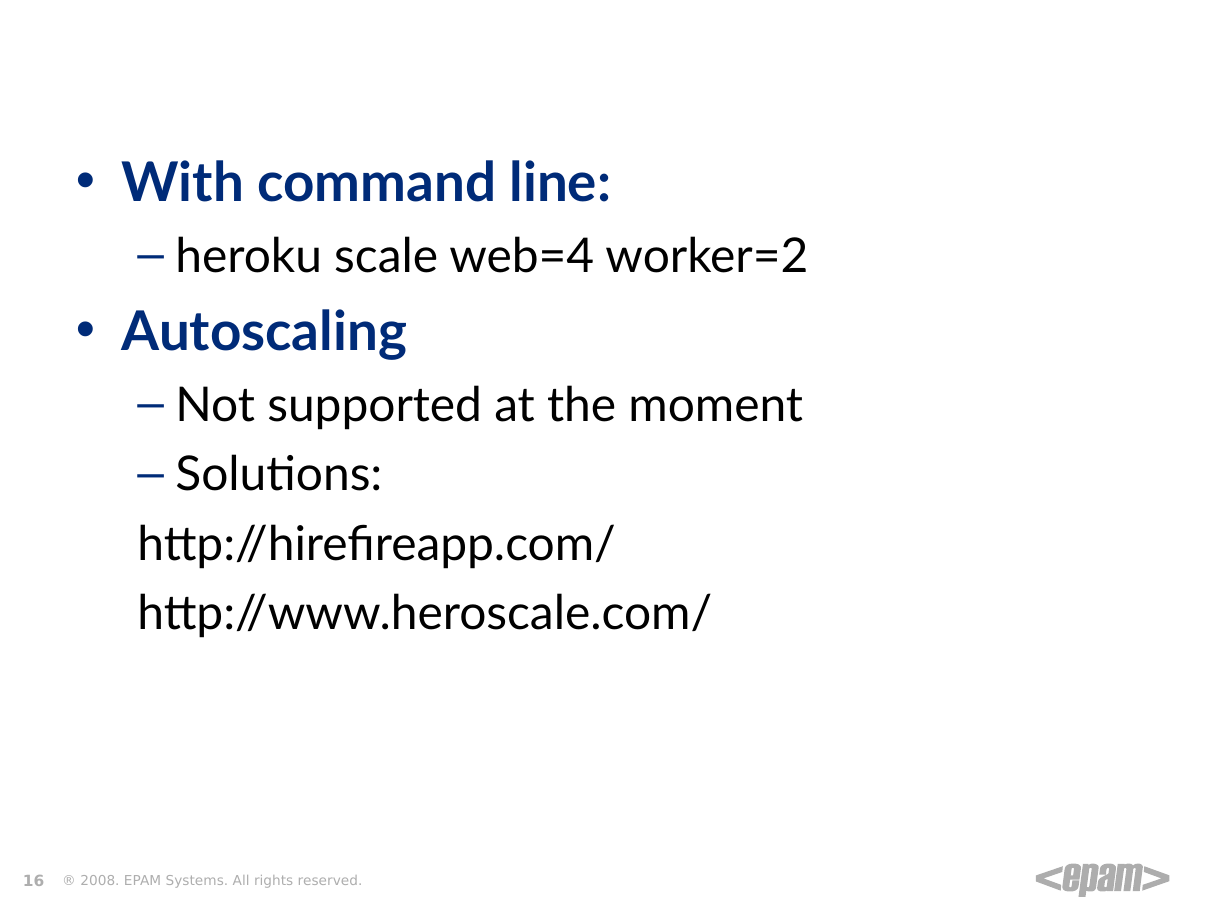
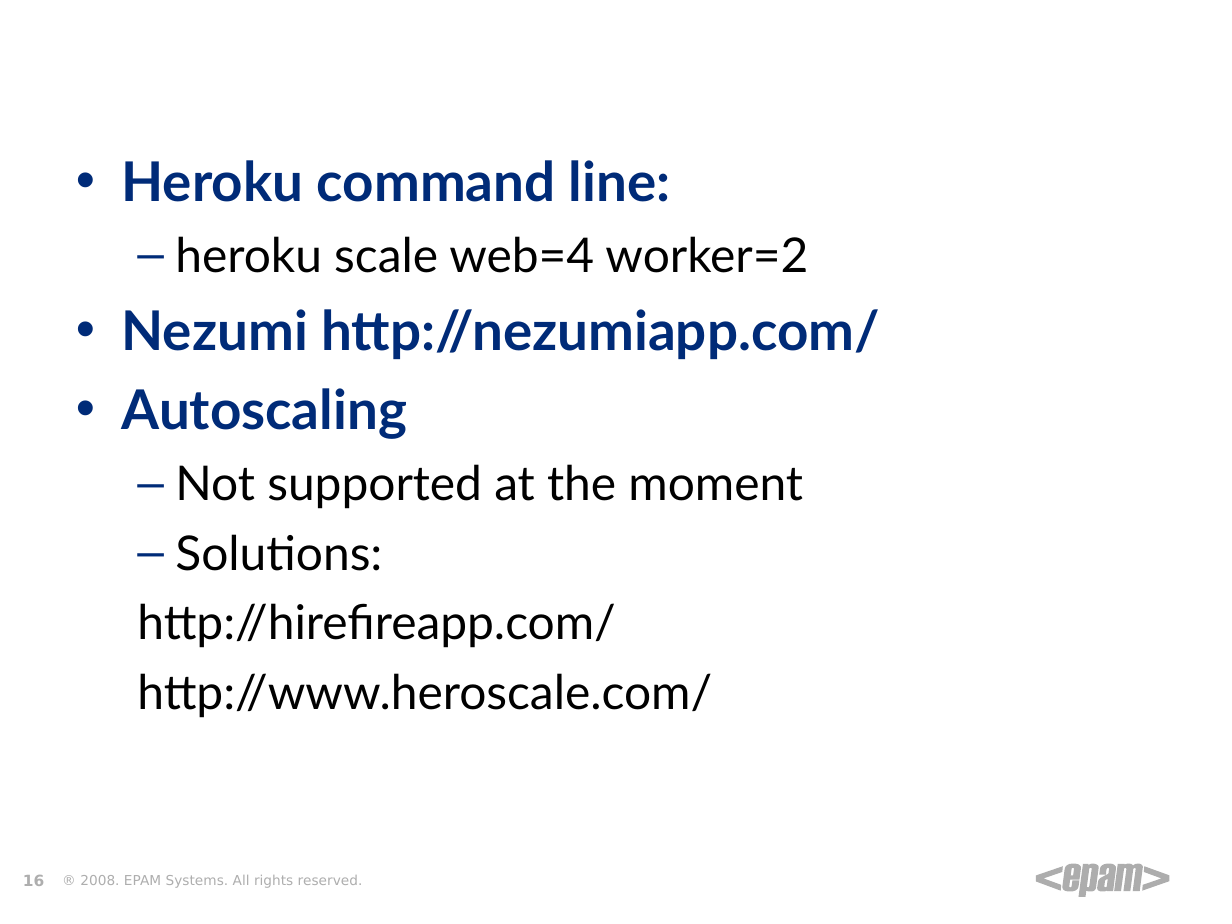
Before and after one commit to zgorbe/Heroku-HelloWorld, a slide deck: slide 16 of Heroku.ppt. Drawn at 1232x924 pixels with LibreOffice and Linux fonts; fonts in the diff are those of the drawing; background and template pictures are left out. Boxes give left, top, right and bottom in pixels: in the first picture for what was removed or moved away, otherwise in the second. Text is boxed around its words. In the diff, an @@ line names an element or a change of style, - is before the commit and + after.

Commit message:
Heroku docs updated

```diff
--- a/Heroku.ppt
+++ b/Heroku.ppt
@@ text at [122, 160, 671, 202]: text changed @@
-• With command line:
+• Heroku command line:
@@ text at [122, 309, 880, 360]: paragraph added @@
+• Nezumi http://nezumiapp.com/
```
Also in this commit, not shown: 7 other slides changed, 1 slide added.
